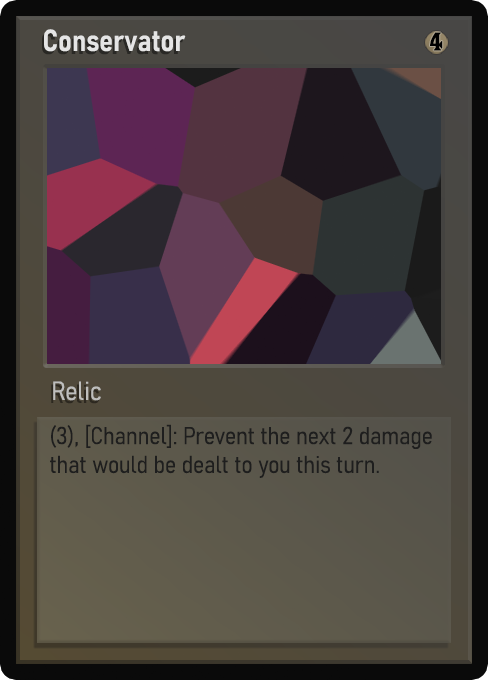
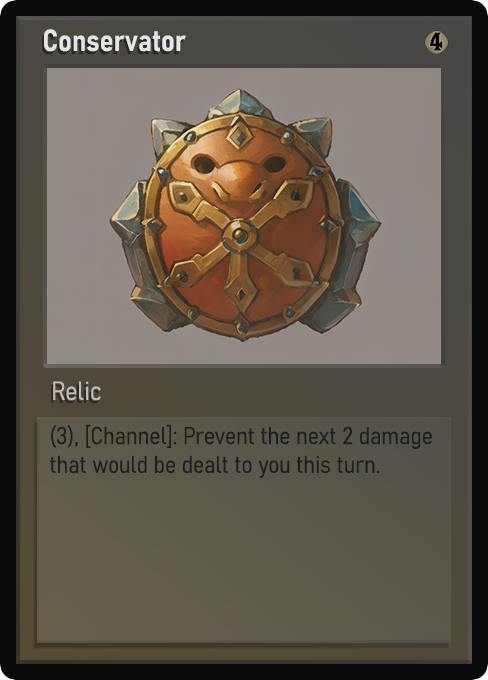
The second w=488, h=680 image is a revision of the first. Changes to its layers:
painted on "Name" over left=44, top=30, right=186, bottom=52
painted on "Class" over left=59, top=383, right=101, bottom=401
painted on "Desc_norm" over left=51, top=426, right=431, bottom=478
painted on "Artwork" over left=47, top=68, right=441, bottom=364
